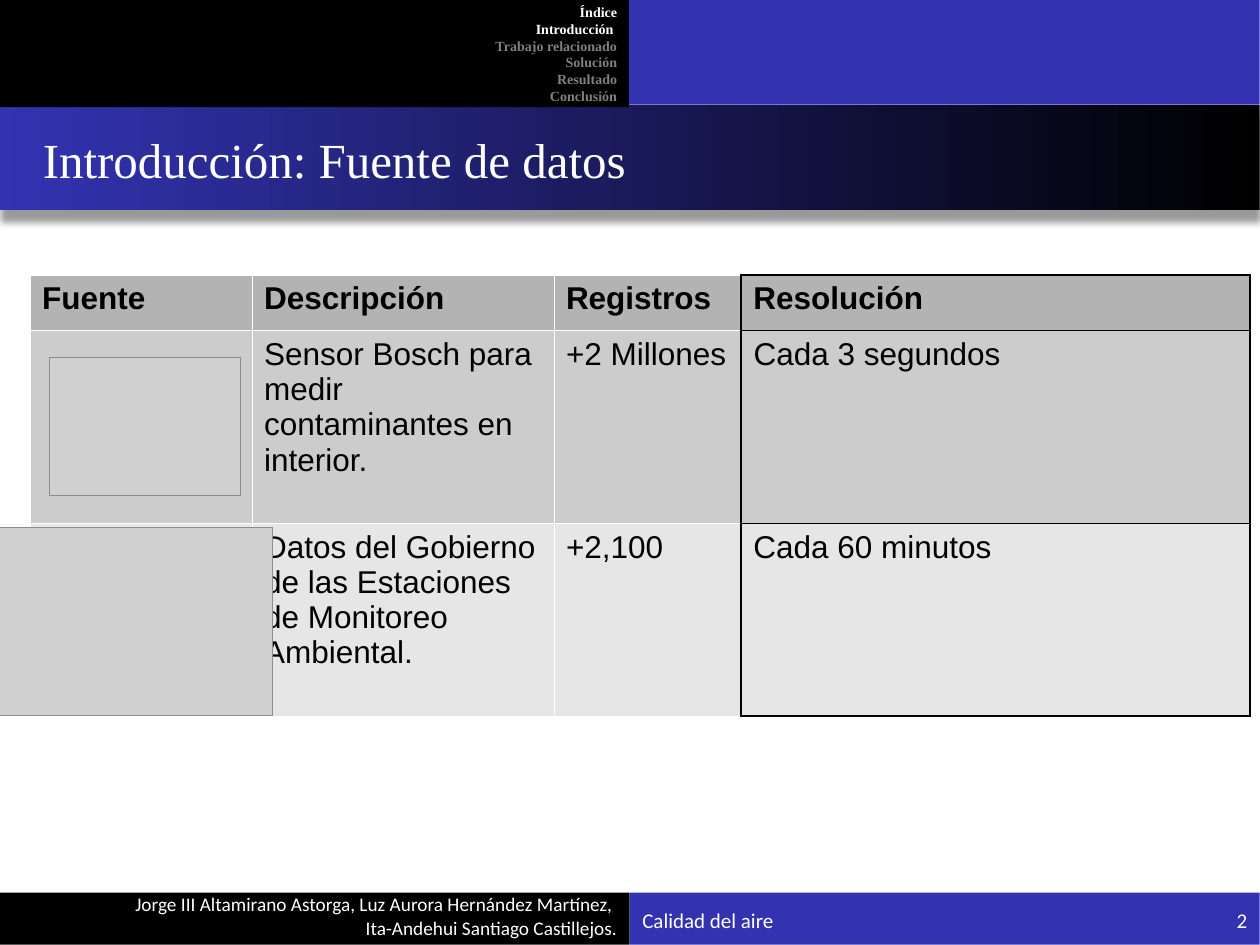
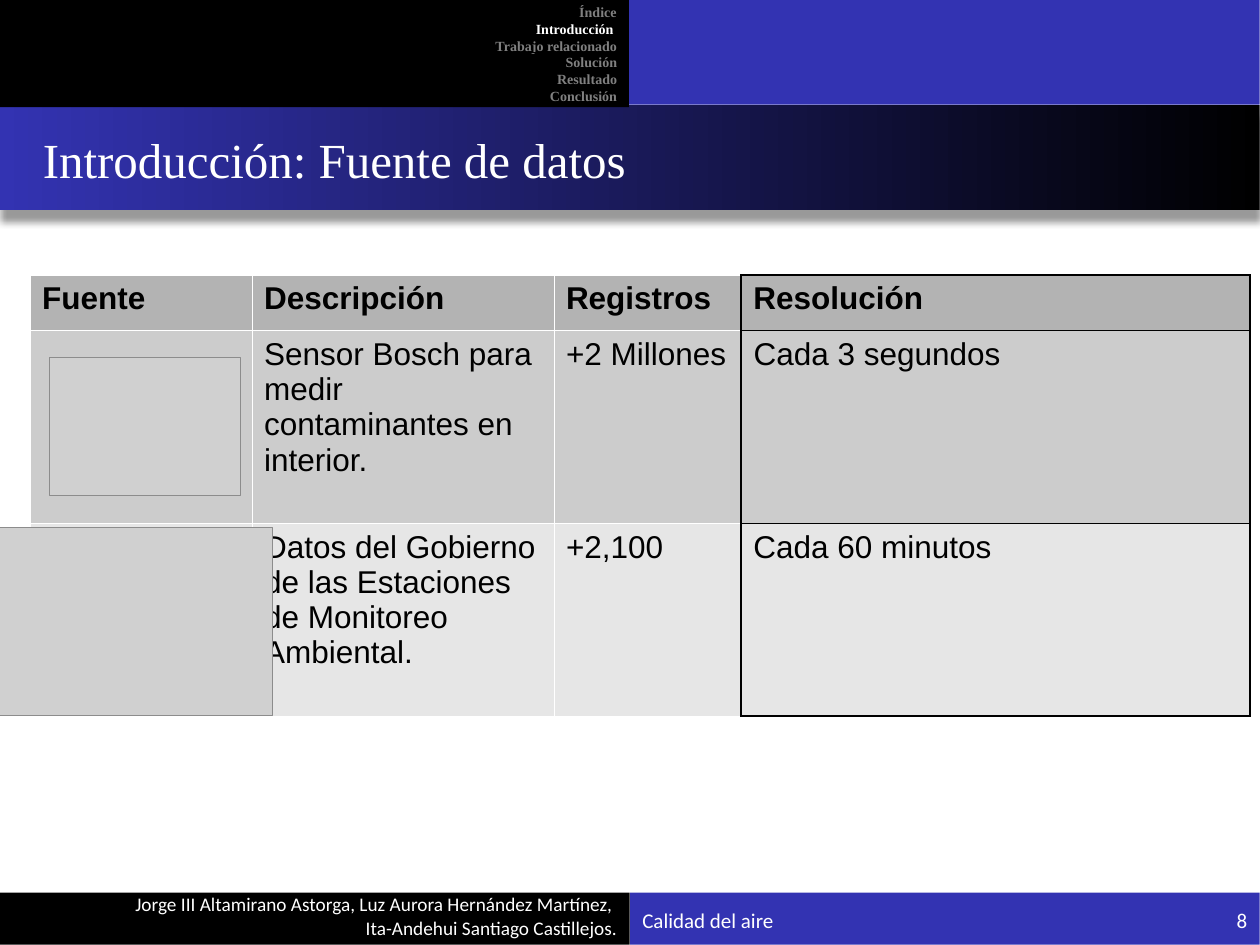
Before and after one commit to philwebsurfer/dlfinal, a slide deck: slide 8 of presentacion.pptx (slide 2 before the commit). Drawn at 1260x945 pixels with LibreOffice and Linux fonts; fonts in the diff are those of the drawing; grey boxes stand for pictures. Boxes give left, top, right and bottom in pixels: in the first picture for what was removed or moved away, otherwise in the second. Text is boxed around its words. In the diff, an @@ line names an element or a change of style, - is before the commit and + after.

Commit message:
updated presentacion.(pdf|pptx)

```diff
--- a/presentacion.pptx
+++ b/presentacion.pptx
@@ text at [579,6,616,17]: text colour #FFFFFF to #808080, underline on in "Índice" @@
@@ page number at [1237,913,1248,928]: text changed @@
-2
+8
```
Also in this commit, not shown: 4 other slides changed, 2 slides added, 21 slides removed, 1 other file.
